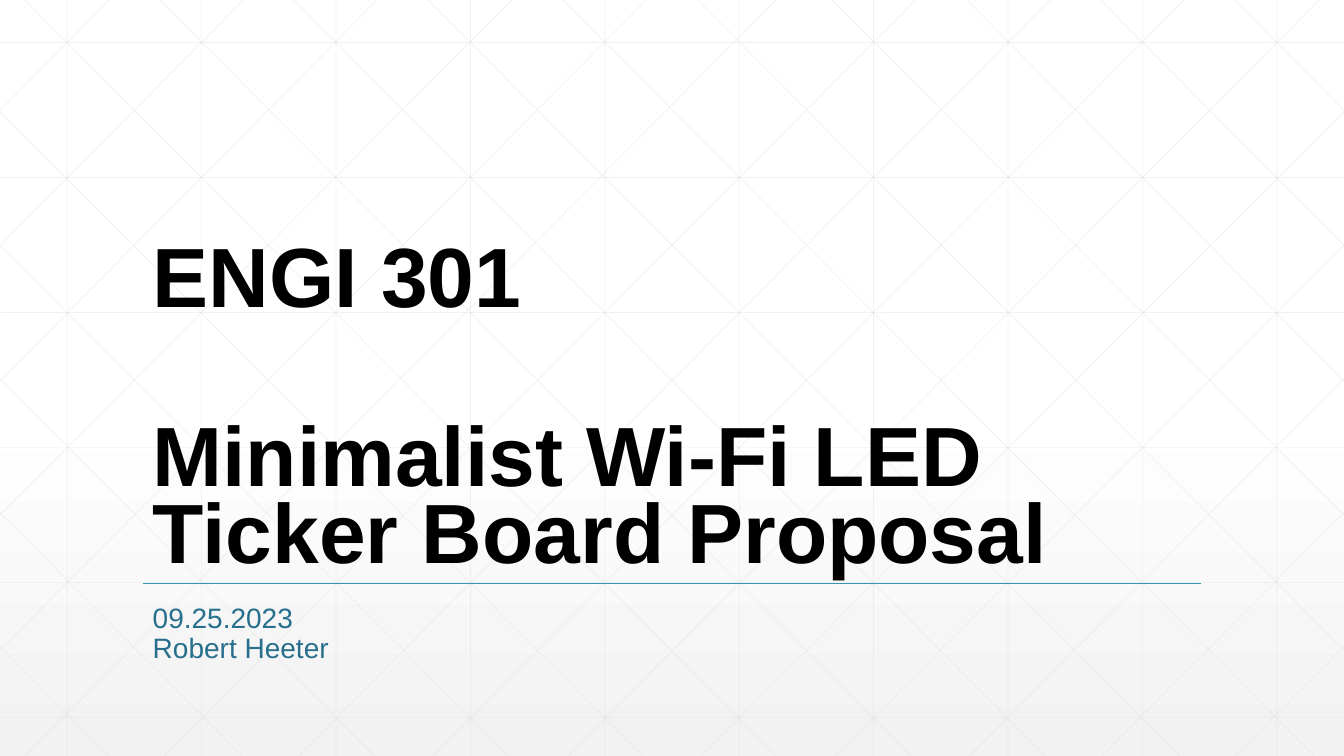
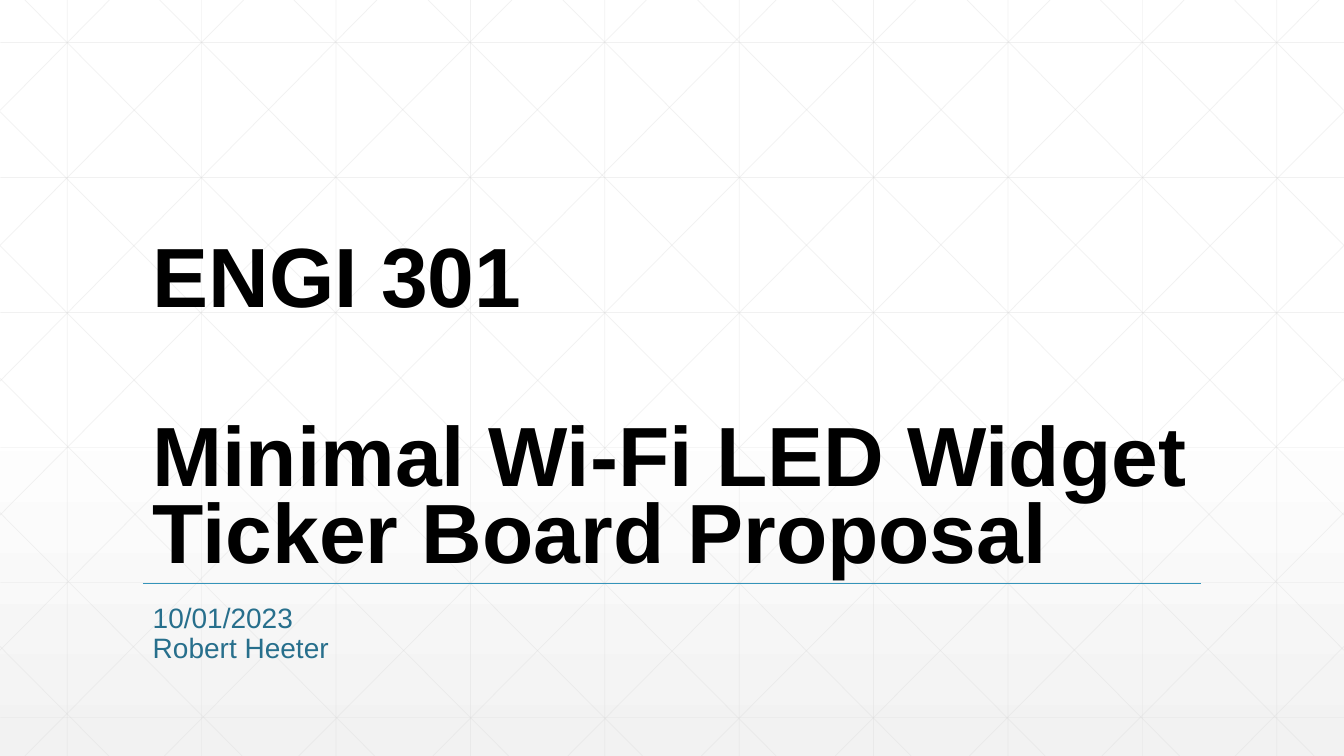
Before and after one commit to robertheeter/ENGI301, a slide deck: slide 1 of project_01/docs/Heeter_ENGI301_project_01_proposal.pptx. Drawn at 1344x756 pixels with LibreOffice and Linux fonts; fonts in the diff are those of the drawing. Boxes give left, top, right and bottom in pixels: in the first picture for what was removed or moved away, otherwise in the second. Text is boxed around its words. In the diff, an @@ line names an element or a change of style, - is before the commit and + after.

Commit message:
Update proposal

```diff
--- a/project_01/docs/Heeter_ENGI301_project_01_proposal.pptx
+++ b/project_01/docs/Heeter_ENGI301_project_01_proposal.pptx
@@ title at [153, 248, 1186, 578]: text changed @@
-ENGI 301
-Minimalist Wi-Fi LED Ticker Board Proposal
+ENGI 301
+Minimal Wi-Fi LED Widget Ticker Board Proposal
@@ subtitle at [153, 607, 293, 629]: text changed @@
-09.25.2023
+10/01/2023
```
Also in this commit, not shown: 4 other slides changed, 2 other files.
